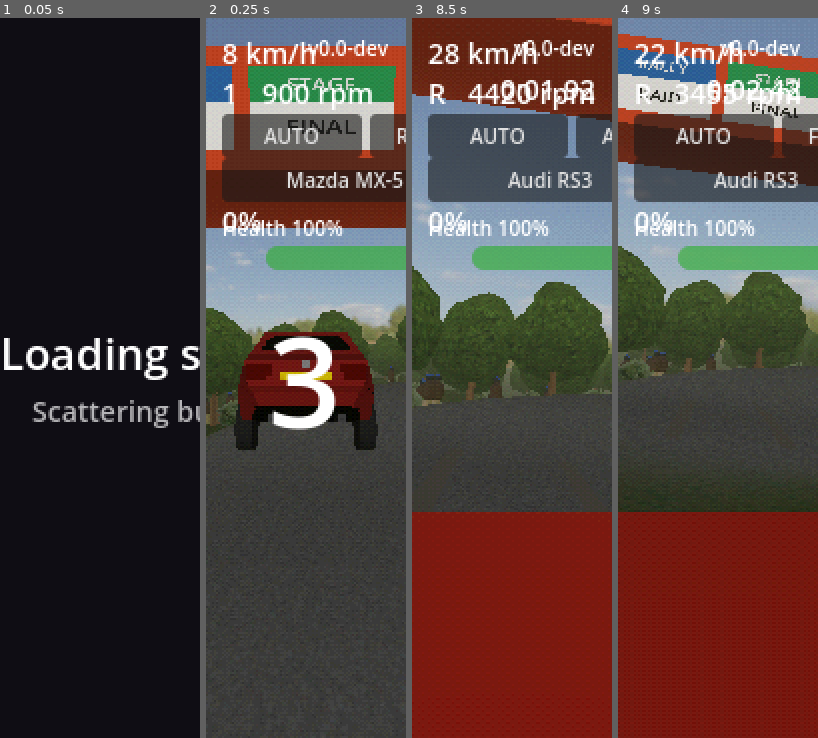
Above: before the commit, frames 1-4 (left to right).
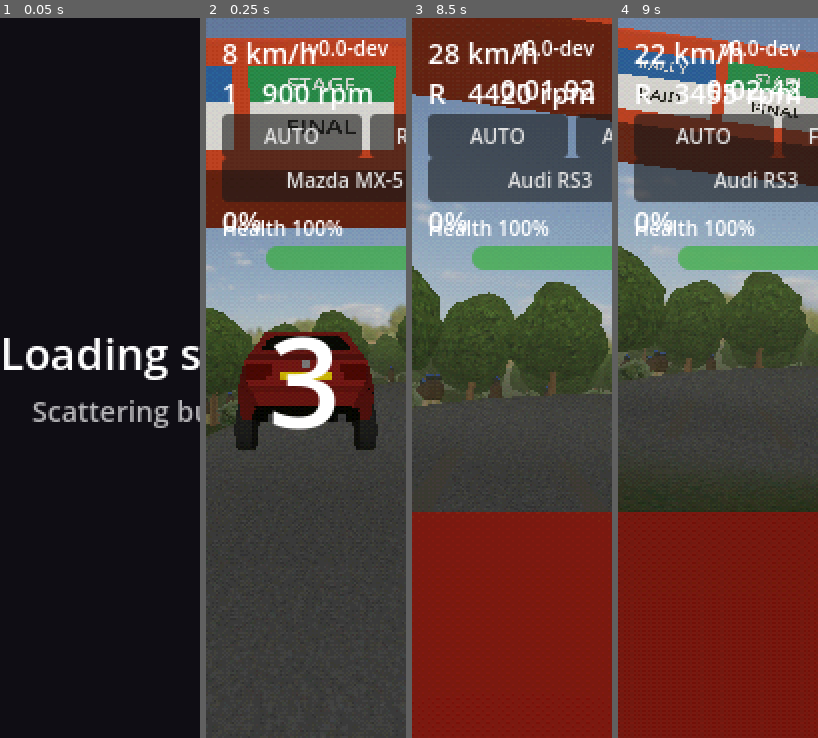
Above: after the commit, the same moments.

Repository: felixxwu/TAPPA
Game: Godot game, scene res://main.tscn
The game is run twice, just before and just after one commit, with the same random seed, the same clock (stepped at 60 frames per second) and the same inputs. This scene is started directly instead of the project's main scene.
Inputs (mouse positions are in pixels of both pictures, inside the frame that each line leads up to):
- Up to frame 1 (0.05 s): no input
- Up to frame 2 (0.25 s): no input
- Up to frame 3 (8.5 s): tap Enter (menu_select) at 0.5 s; move the mouse to (556, 342) at 0.52 s; hold Right (menu_right) 0.53-1.25 s; tap C (cycle_camera) at 0.6 s; click (556, 342) at 0.67 s; drag from (472, 414) to (502, 522) at 1.27 s; click "AUTO" at 2 s; click "MANUAL" at 2.75 s; click "Mazda MX-5" at 3.5 s; move the mouse to (532, 219) at 4.27 s; hold Right (menu_right) 4.28-5 s; tap T (toggle_gearbox) at 4.35 s; drag from (502, 522) to (452, 270) at 5.02 s; move the mouse to (572, 486) at 5.77 s; hold Left (menu_left) 5.78-6.5 s; hold Shift 5.78-6.5 s; drag from (452, 270) to (482, 198) at 6.52 s; move the mouse to (522, 378) at 7.27 s; hold S (brake_reverse) 7.28-8 s; tap Ctrl at 7.35 s; click (522, 378) at 7.42 s; drag from (482, 198) to (472, 414) at 8.02 s
- Up to frame 4 (9 s): move the mouse to (762, 342) at 8.77 s; hold W (accelerate) from 8.78 s (still down); tap Y (cycle_drive_mode) at 8.85 s

Frame 1 is identical in both runs. In frame 2, 1.0% of the frame differs, in the area x 0-100%, y 2-4%; in frame 3, less than 0.1%; in frame 4, 0.8%.

Commit message:
Fix backface culling on finish/start arch caps
The flat front (+Z) and back (-Z) caps of the inflatable arch were wound
backwards: Geometry2D.triangulate_polygon emits CCW triangles, but Godot
treats CW (as seen by the viewer) as the front face, so both caps pointed
inward and got back-face culled. The arch read as see-through / concave with
its front face missing. Reverse each cap triangle so they front-face outward.

Adds test_flat_caps_face_outward to guard the winding and documents the
gotcha in features/finish-arch.md.

Co-Authored-By: Claude Opus 4.8 <noreply@anthropic.com>
Claude-Session: https://claude.ai/code/session_01NLo87sttkgZBZTWXmucK7W

Diff:
--- a/rally/scripts/finish_arch.gd
+++ b/rally/scripts/finish_arch.gd
@@ -128,12 +128,17 @@
 	var n := profile.size()
 
 	# Flat front cap (+Z) and back cap (-Z) — kept flat so banners read cleanly.
+	# Geometry2D.triangulate_polygon emits CCW triangles, but Godot treats CW
+	# (as seen by the viewer) as the front face, so we reverse each triangle: the
+	# +Z cap is wound (c,b,a) so it front-faces the approaching driver, and the
+	# -Z cap (a,b,c) so it front-faces down-track. Without the reversal both caps
+	# point inward and get back-face culled, leaving the arch looking hollow.
 	for i in range(0, tris.size(), 3):
 		var a := tris[i]
 		var b := tris[i + 1]
 		var c := tris[i + 2]
-		_face(st, _v(profile[a], hz), _v(profile[b], hz), _v(profile[c], hz), Vector3.BACK)
-		_face(st, _v(profile[c], -hz), _v(profile[b], -hz), _v(profile[a], -hz), Vector3.FORWARD)
+		_face(st, _v(profile[c], hz), _v(profile[b], hz), _v(profile[a], hz), Vector3.BACK)
+		_face(st, _v(profile[a], -hz), _v(profile[b], -hz), _v(profile[c], -hz), Vector3.FORWARD)
 
 	# Bulged side wall: instead of a flat vertical band front->back, sweep a
 	# barrel profile so the tube bulges outward at its depth equator (inflatable
--- a/rally/tests/headless/test_finish_arch.gd
+++ b/rally/tests/headless/test_finish_arch.gd
@@ -67,6 +67,32 @@
 	assert_eq(cyl_count, 4, "four guy ropes (two per side)")
 
 
+func test_flat_caps_face_outward() -> void:
+	# Regression: the flat front (+Z) / back (-Z) caps must be wound so they front-
+	# face the outside viewer, not the hollow interior. Godot treats CW (as seen by
+	# the viewer) as the front face, so a +Z-facing triangle has an RH cross-product
+	# normal pointing -Z and a -Z-facing one points +Z. A backwards cap gets culled
+	# and the arch looks see-through / concave (the bug this test guards).
+	var body := _arch.get_node("ArchBody") as MeshInstance3D
+	var faces: PackedVector3Array = body.mesh.get_faces()
+	var hz: float = _arch.depth * 0.5
+	var front_caps := 0
+	var back_caps := 0
+	for i in range(0, faces.size(), 3):
+		var a := faces[i]
+		var b := faces[i + 1]
+		var c := faces[i + 2]
+		var rh := (b - a).cross(c - a)
+		if absf(a.z - hz) < 1e-3 and absf(b.z - hz) < 1e-3 and absf(c.z - hz) < 1e-3:
+			front_caps += 1
+			assert_lt(rh.z, 0.0, "front (+Z) cap triangle front-faces the approach")
+		elif absf(a.z + hz) < 1e-3 and absf(b.z + hz) < 1e-3 and absf(c.z + hz) < 1e-3:
+			back_caps += 1
+			assert_gt(rh.z, 0.0, "back (-Z) cap triangle front-faces down-track")
+	assert_gt(front_caps, 0, "arch has flat front-cap triangles")
+	assert_gt(back_caps, 0, "arch has flat back-cap triangles")
+
+
 func test_rebuild_is_idempotent() -> void:
 	# build() clears children first, so calling it again must not duplicate parts.
 	var before := _arch.get_child_count()
Not shown, changed: rally/features/finish-arch.md
